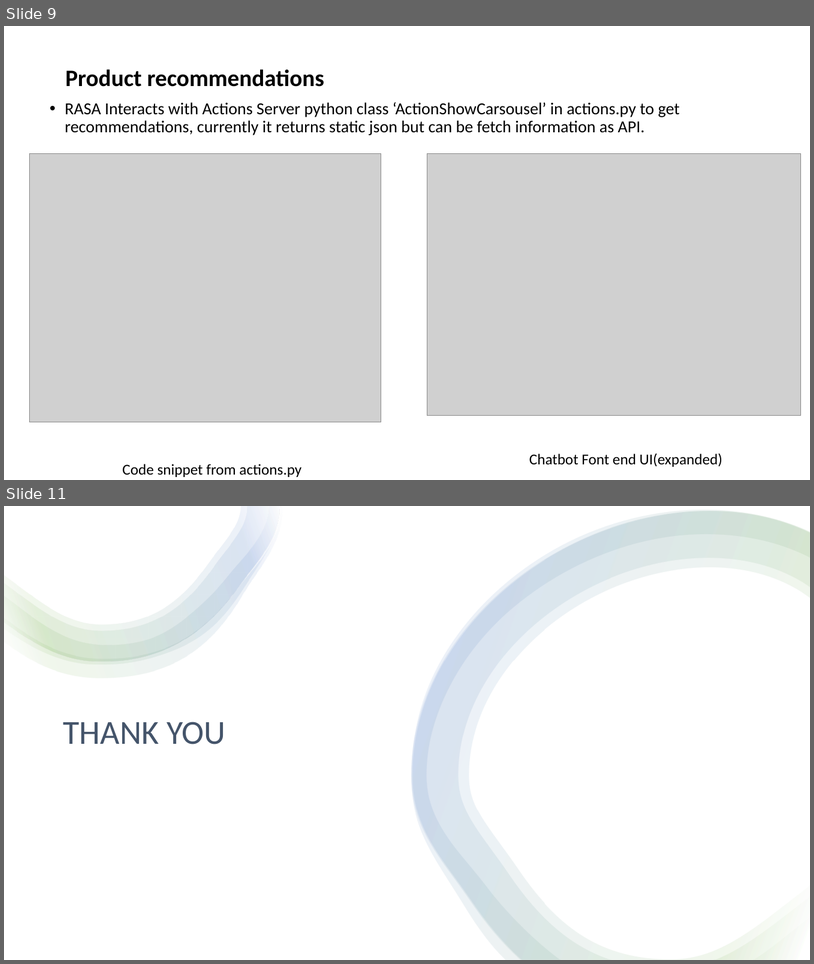
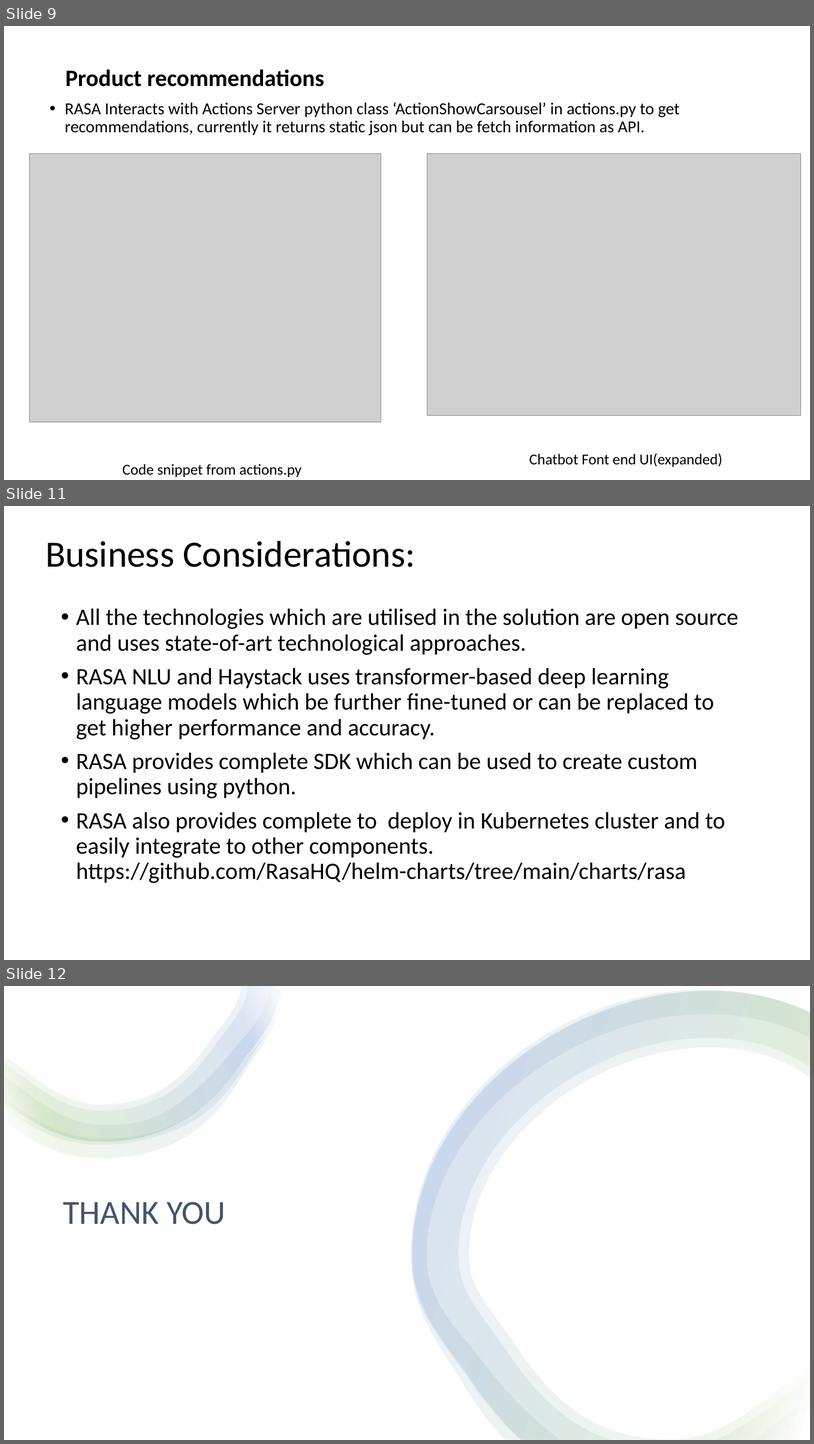
Before and after one commit to tarunmukku/exl-chatbot, a slide deck: EXL hackathon.pptx. Shown one above the other, each under a label of ours: slides 9 and 11 before the commit, slides 9, 11 and 12 after it; the slides between them are not shown. The pictures are 814x964 and 814x1444 pixels, drawn with LibreOffice and Linux fonts; fonts in the diff are those of the drawing; grey boxes stand for pictures. Boxes give left, top, right and bottom in pixels: in the first picture for what was removed or moved away, otherwise in the second. Text is boxed around its words. In the diff, an @@ line names an element or a change of style, - is before the commit and + after.

```diff
--- a/EXL hackathon.pptx
+++ b/EXL hackathon.pptx
@@ slide 11 added at bbox=[4, 506, 810, 960], background #FFFFFF @@
@@ title added at bbox=[45, 541, 416, 567], 44 pt, text #000000 @@
+Business Considerations:
@@ text added at bbox=[76, 608, 739, 883], 28 pt, text #000000 @@
+• All the technologies which are utilised in the solution are open source and uses state-of-art technological approaches.
+• RASA NLU and Haystack uses transformer-based deep learning language models which be further fine-tuned or can be replaced to get higher performance and accuracy.
+• RASA provides complete SDK which can be used to create custom pipelines using python.
+• RASA also provides complete to deploy in Kubernetes cluster and to easily integrate to other components. https://github.com/RasaHQ/helm-charts/tree/main/charts/rasa
@@ what was slide 11 is now slide 12 @@
```
Also in this commit, not shown: 6 slides changed, 20 other files.
